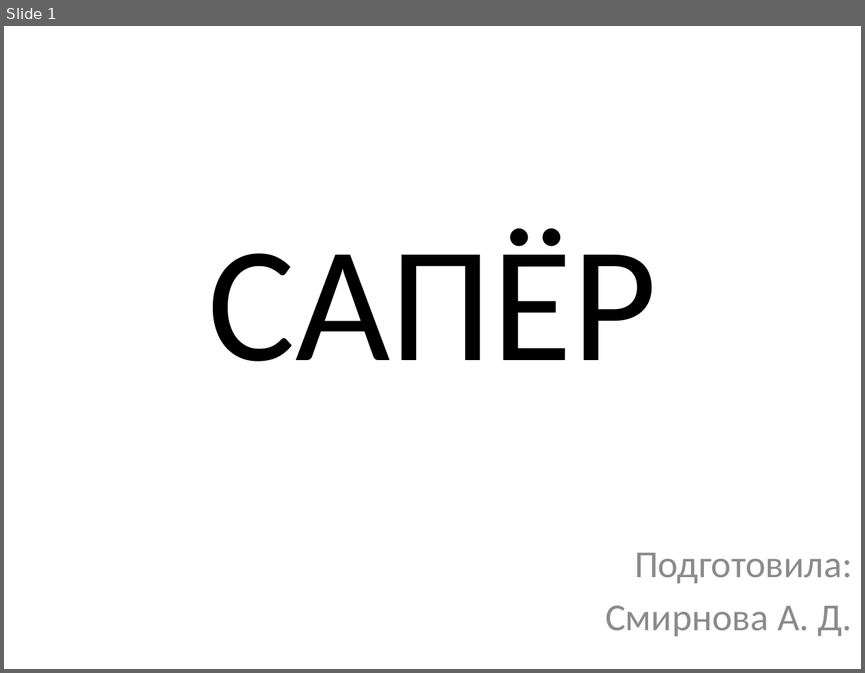
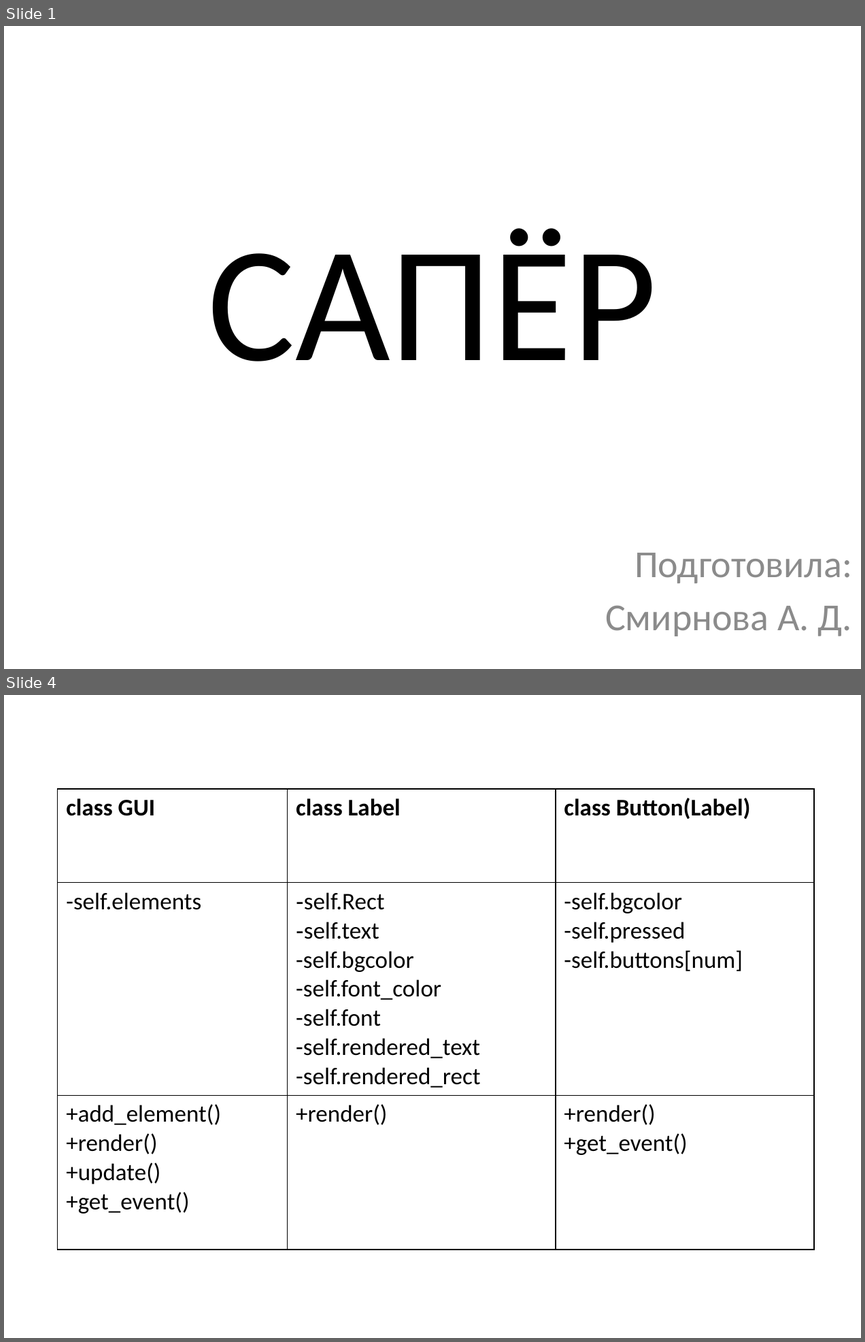
Before and after one commit to alinasmir60/Saper, a slide deck: САПЁР.pptx. Shown one above the other, each under a label of ours: slide 1 before the commit, slides 1 and 4 after it; the slides between them are not shown. The pictures are 865x673 and 865x1342 pixels, drawn with LibreOffice and Linux fonts; fonts in the diff are those of the drawing. Boxes give left, top, right and bottom in pixels: in the first picture for what was removed or moved away, otherwise in the second. Text is boxed around its words. In the diff, an @@ line names an element or a change of style, - is before the commit and + after.

```diff
--- a/САПЁР.pptx
+++ b/САПЁР.pptx
@@ slide 4 added at (4, 695, 861, 1338), background #FFFFFF @@
@@ table added at (57, 788, 814, 1242), 3 rows, 3 columns @@
+class GUI | class Label | class Button(Label)
+-self.elements | self.Rect / self.text / -self.bgcolor / -self.font_color / -self.font / -self.rendered_text / -self.rendered_rect | -self.bgcolor / -self.pressed / -self.buttons[num]
++add_element() / +render() / +update() / +get_event() | +render() | +render() / +get_event()
```
Also in this commit, not shown: 5 other slides added, 2 slides removed, 3 other files.
